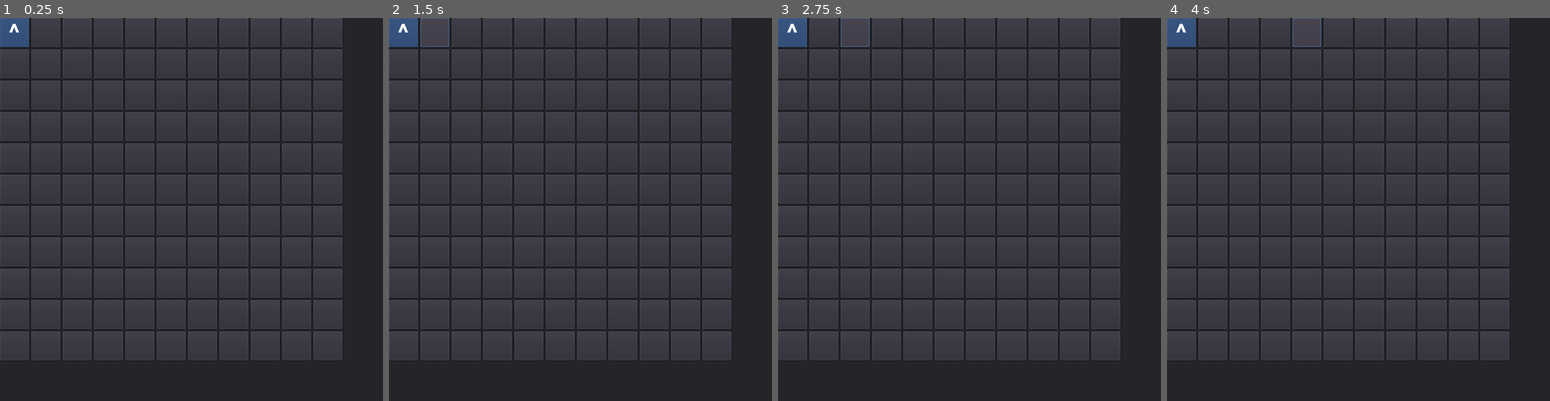
Above: before the commit, frames 1-4 (left to right).
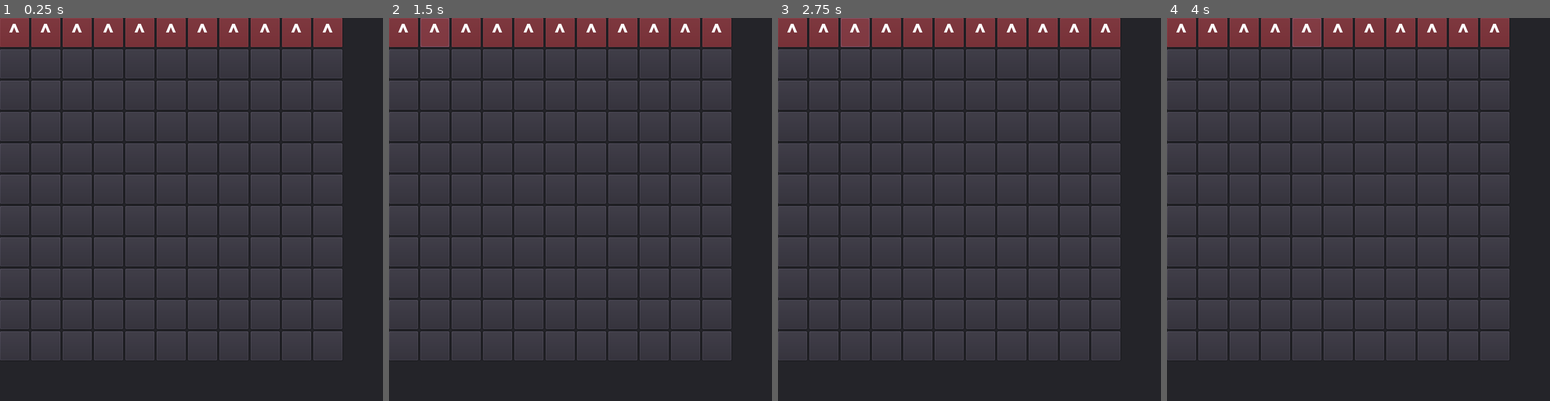
Above: after the commit, the same moments.

Repository: felipe-higino/sniper-chess-game
Game: Godot game, scene res://Table/GameScene.tscn
Two runs of this game, one before a commit and one after it. Both use one fixed random seed, a clock stepped at 60 frames per second and the inputs below.
Inputs (mouse positions are in pixels of both pictures, inside the frame that each line leads up to):
- Up to frame 1 (0.25 s): no input
- Up to frame 2 (1.5 s): click (404, 33) at 0.5 s; click (434, 33) at 1.27 s
- Up to frame 3 (2.75 s): click (854, 33) at 2.02 s
- Up to frame 4 (4 s): click (1274, 33) at 2.77 s; click (1308, 33) at 3.52 s

The runs differ from the first frame. In frame 1, 6.3% of the frame differs, in the area x 0-90%, y 0-8%; in frame 2, 6.3%; in frame 3, 6.3%; in frame 4, 6.3%.

Commit message:
Sniper instantiation method
Organizing table as a 11x11 matrix and instantiating red snipers at the first row.

Diff:
--- a/Sniper chess/Sniper/Sniper.tscn
+++ b/Sniper chess/Sniper/Sniper.tscn
@@ -15,7 +15,7 @@
 rect_min_size = Vector2( 50, 50 )
 rect_pivot_offset = Vector2( 25, 25 )
 mouse_filter = 2
-color = Color( 0.160784, 0.521569, 0.945098, 0.333333 )
+color = Color( 0.168627, 0.945098, 0.160784, 0.333333 )
 script = ExtResource( 2 )
 __meta__ = {
 "_edit_use_anchors_": false
--- a/Sniper chess/Table/GameScene.tscn
+++ b/Sniper chess/Table/GameScene.tscn
@@ -25,5 +25,4 @@
 "_edit_use_anchors_": false
 }
 CellPrefab = ExtResource( 1 )
-
-[node name="Sniper" parent="." instance=ExtResource( 3 )]
+SniperPrefab = ExtResource( 3 )
--- a/Sniper chess/Table/GridContainer.gd
+++ b/Sniper chess/Table/GridContainer.gd
@@ -1,13 +1,21 @@
 extends GridContainer
 
 export (PackedScene) var CellPrefab = null
+export (PackedScene) var SniperPrefab = null
 
 func _ready():
-	for i in 11*11:
-		var new_button = CellPrefab.instance()
-		new_button.index = i;
-		new_button.connect("cell_clicked", self, "_grid_pressed")
-		add_child(new_button)
+	for i in 11:
+		for j in 11:
+			#generate buttons
+			var new_button = CellPrefab.instance()
+			new_button.index = i;
+			new_button.connect("cell_clicked", self, "_grid_pressed")
+			add_child(new_button)
+			#generate snipers
+			if(i==0):
+				var sniper = SniperPrefab.instance()
+				sniper.set_team_red()
+				new_button.add_child(sniper)
 
 func _grid_pressed(buttonRef):
 	print(buttonRef.index)
